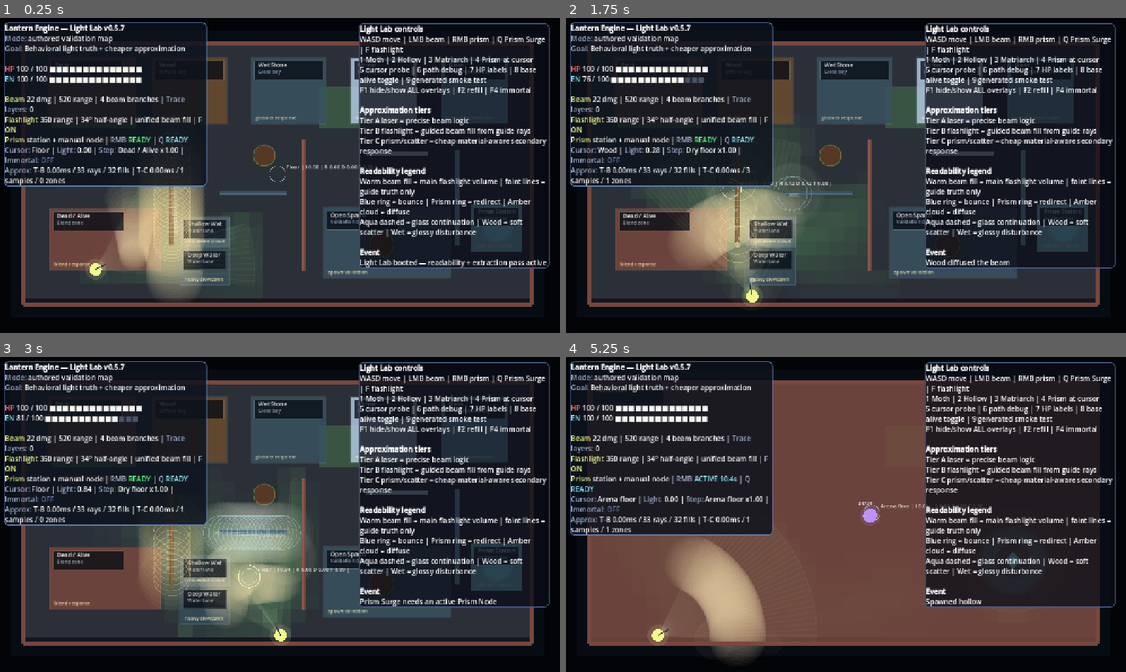
Above: before the commit, frames 1-4 (two rows, left to right).
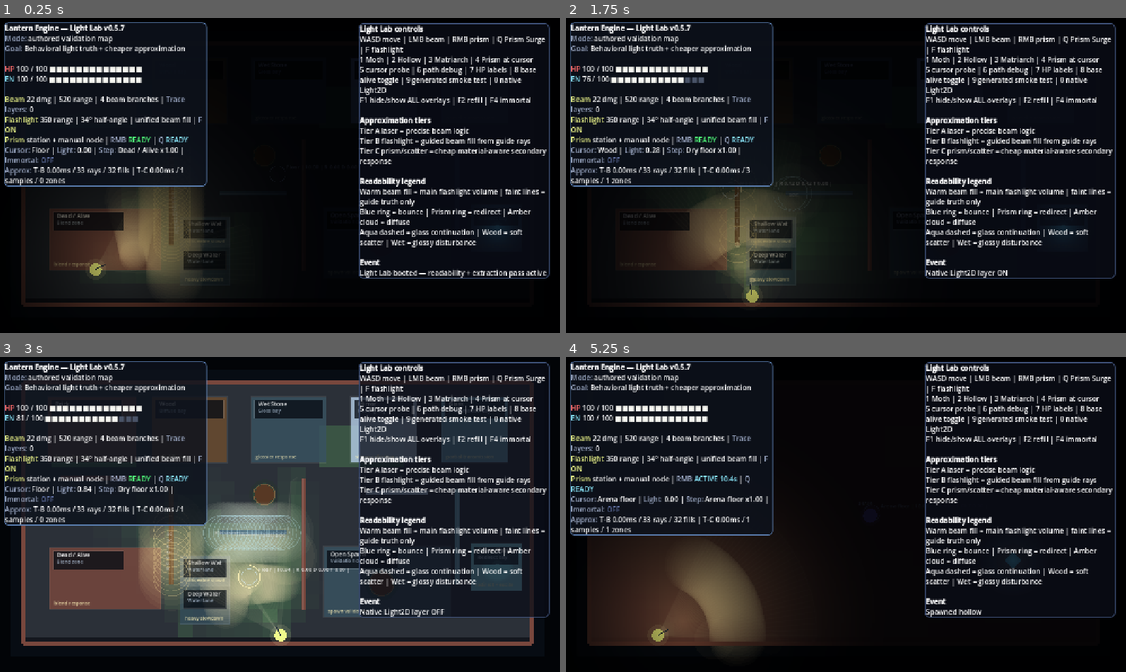
Above: after the commit, the same moments.

Repository: Nopppa/lantern-engine
Game: Godot game, scene res://scenes/main.tscn
The game is run twice, just before and just after one commit, with the same random seed, the same clock (stepped at 60 frames per second) and the same inputs.
Inputs (mouse positions are in pixels of both pictures, inside the frame that each line leads up to):
- Up to frame 1 (0.25 s): no input
- Up to frame 2 (1.75 s): tap Enter (ui_accept) at 0.5, 0.77, 1.52 s; move the mouse to (969, 159) at 0.52 s; hold D (move_right) 0.53-1.28 s; tap 0 at 0.6, 1.55 s; move the mouse to (728, 191) at 1.27 s; hold S (move_down) from 1.28 s (still down); click (728, 191) at 1.35 s
- Up to frame 3 (3 s): move the mouse to (336, 442) at 2.02 s; release S (move_down) at 2.03 s; hold D (move_right) 2.03-2.78 s; tap Q (cast_prism_surge) at 2.1 s; tap 0 at 2.3 s; move the mouse to (252, 577) at 2.77 s; hold R (grant_upgrade) from 2.78 s (still down); tap E (interact) at 2.85 s
- Up to frame 4 (5.25 s): tap Enter (ui_accept) at 3.02, 3.77, 4.52 s; tap 0 at 3.05, 3.8, 4.55 s; move the mouse to (1014, 561) at 3.52 s; release R (grant_upgrade) at 3.53 s; hold A (move_left) 3.53-5.03 s; right-click (1014, 561) at 3.6 s; move the mouse to (672, 464) at 4.27 s; tap Q (quick_refill) at 4.35 s; move the mouse to (874, 514) at 5.02 s; hold S (move_down) from 5.03 s (still down); tap 2 (spawn_hollow) at 5.1 s

The runs differ from the first frame. In frame 1, 48% of the frame differs, in the area x 3-99%, y 7-92%; in frame 2, 48%; in frame 3, 6.5%; in frame 4, 48%, in the area x 3-99%, y 7-96%.

Commit message:
feat: Phase 4 — native Godot Light2D presentation layer
Add NativeLightPresentation node that provides atmosphere/glow using
native Godot 2D lighting, consuming existing render packets without
affecting gameplay truth.

Components:
- CanvasModulate for ambient scene darkness
- Flashlight PointLight2D tracking player position/facing from packet
- Beam impact glow pool (12 PointLight2D nodes) driven by beam packet
- Prism station ambient lights from LightWorld entities
- Player-placed prism node glow

Design:
- All Light2D nodes are decorative — they read packet data only
- No feedback into LightWorld, _light_intensity_at(), or any solver
- Toggle with KEY_0 in Light Lab
- Wired into both LightLabScene and RunScene paths

Diff:
--- /dev/null
+++ b/scripts/gameplay/native_light_presentation.gd
@@ -0,0 +1,270 @@
+extends Node2D
+class_name NativeLightPresentation
+## Phase 4 — Native Godot 2D lighting decoration layer.
+##
+## This node manages CanvasModulate + PointLight2D nodes that sit above the
+## packet-first lighting pipeline purely for atmosphere / presentation.
+##
+## Design constraints:
+##   - Consumes render-packet data each frame; never writes gameplay truth.
+##   - All Light2D nodes are decorative — they do not feed back into
+##     LightWorld, _light_intensity_at(), or any solver.
+##   - The CanvasModulate darkens the scene so that Light2D contributions
+##     register visually; it does NOT affect gameplay darkness calculations.
+
+# ---------------------------------------------------------------------------
+# Tunables  (all presentation-only)
+# ---------------------------------------------------------------------------
+
+## Ambient modulate when no lights are active (dark scene base color).
+const AMBIENT_COLOR := Color(0.06, 0.07, 0.10, 1.0)
+
+## Flashlight light config
+const FLASH_ENERGY := 0.80
+const FLASH_COLOR := Color(1.0, 0.95, 0.78, 1.0)
+const FLASH_TEXTURE_SIZE := 512
+
+## Beam impact glow config
+const BEAM_GLOW_ENERGY := 0.55
+const BEAM_GLOW_COLOR := Color(0.52, 0.94, 1.0, 1.0)
+const BEAM_GLOW_TEXTURE_SIZE := 128
+const BEAM_GLOW_POOL_SIZE := 12  # max simultaneous impact glows
+
+## Prism station ambient config
+const PRISM_ENERGY := 0.45
+const PRISM_COLOR := Color(0.54, 0.93, 1.0, 1.0)
+const PRISM_TEXTURE_SIZE := 256
+
+## Manual prism node config
+const PRISM_NODE_ENERGY := 0.55
+const PRISM_NODE_COLOR := Color(0.58, 0.96, 1.0, 1.0)
+
+# ---------------------------------------------------------------------------
+# Internal state
+# ---------------------------------------------------------------------------
+
+var canvas_modulate: CanvasModulate
+
+## Flashlight source light — follows player, scales with packet range.
+var flashlight_light: PointLight2D
+
+## Pool of reusable beam-impact PointLight2D nodes.
+var beam_glow_pool: Array[PointLight2D] = []
+
+## Dictionary mapping "station_x_y" → PointLight2D for prism stations.
+var prism_station_lights: Dictionary = {}
+
+## Dedicated light for the player-placed prism node.
+var prism_node_light: PointLight2D
+
+## Cached radial textures (keyed by size).
+var _texture_cache: Dictionary = {}
+
+## Whether the layer is enabled. Toggle without tearing down nodes.
+var enabled := true:
+	set(value):
+		enabled = value
+		_apply_visibility()
+
+# ---------------------------------------------------------------------------
+# Lifecycle
+# ---------------------------------------------------------------------------
+
+func _ready() -> void:
+	name = "NativeLightPresentation"
+
+	# --- CanvasModulate: ambient darkness ---
+	canvas_modulate = CanvasModulate.new()
+	canvas_modulate.color = AMBIENT_COLOR
+	add_child(canvas_modulate)
+
+	# --- Flashlight PointLight2D ---
+	flashlight_light = _make_light(FLASH_TEXTURE_SIZE, FLASH_COLOR, FLASH_ENERGY, 1.0)
+	flashlight_light.name = "FlashlightLight"
+	flashlight_light.enabled = false
+	add_child(flashlight_light)
+
+	# --- Beam glow pool ---
+	for i in range(BEAM_GLOW_POOL_SIZE):
+		var glow := _make_light(BEAM_GLOW_TEXTURE_SIZE, BEAM_GLOW_COLOR, BEAM_GLOW_ENERGY, 0.5)
+		glow.name = "BeamGlow_%d" % i
+		glow.enabled = false
+		add_child(glow)
+		beam_glow_pool.append(glow)
+
+	# --- Prism node light (player-placed) ---
+	prism_node_light = _make_light(PRISM_TEXTURE_SIZE, PRISM_NODE_COLOR, PRISM_NODE_ENERGY, 0.8)
+	prism_node_light.name = "PrismNodeLight"
+	prism_node_light.enabled = false
+	add_child(prism_node_light)
+
+# ---------------------------------------------------------------------------
+# Per-frame update  — call from scene _process / after packet refresh
+# ---------------------------------------------------------------------------
+
+## Main entry point: feed current packet data, player state, and world data.
+## This never touches gameplay truth — purely reads.
+func update_from_packets(
+	flashlight_packet: Dictionary,
+	beam_packet: Dictionary,
+	prism_entities: Array,
+	prism_node_ref,  # Node2D or null
+	flashlight_on: bool,
+	player_pos: Vector2,
+	facing: Vector2
+) -> void:
+	if not enabled:
+		return
+	_update_flashlight(flashlight_packet, flashlight_on, player_pos, facing)
+	_update_beam_glows(beam_packet)
+	_update_prism_stations(prism_entities)
+	_update_prism_node(prism_node_ref)
+
+# ---------------------------------------------------------------------------
+# Flashlight
+# ---------------------------------------------------------------------------
+
+func _update_flashlight(packet: Dictionary, on: bool, pos: Vector2, facing_dir: Vector2) -> void:
+	if not on or not bool(packet.get("source", {}).get("intensity", 0)):
+		flashlight_light.enabled = false
+		return
+	flashlight_light.enabled = true
+	flashlight_light.position = pos
+	# Scale texture to approximate the flashlight range visually.
+	var source: Dictionary = packet.get("source", {})
+	var fl_range := float(source.get("range", 260.0))
+	flashlight_light.texture_scale = clampf(fl_range / 180.0, 0.6, 3.2)
+	flashlight_light.energy = FLASH_ENERGY
+	# Offset light slightly in facing direction for directional feel.
+	flashlight_light.offset = facing_dir * (fl_range * 0.18)
+
+# ---------------------------------------------------------------------------
+# Beam impact glows
+# ---------------------------------------------------------------------------
+
+func _update_beam_glows(packet: Dictionary) -> void:
+	var segments: Array = packet.get("segments", [])
+	var active_flag := bool(packet.get("active", false))
+	if not active_flag or segments.is_empty():
+		for glow: PointLight2D in beam_glow_pool:
+			glow.enabled = false
+		return
+
+	# Collect unique endpoint positions (de-duplicate endpoints close together).
+	var points: Array[Dictionary] = []
+	for seg: Dictionary in segments:
+		var b_pos: Vector2 = seg.get("b", Vector2.ZERO)
+		var intensity: float = float(seg.get("intensity", 1.0))
+		var layer: int = int(seg.get("layer", 0))
+		# Skip near-duplicate positions.
+		var dominated := false
+		for existing: Dictionary in points:
+			if Vector2(existing["pos"]).distance_to(b_pos) < 18.0:
+				# Keep the brighter one.
+				if intensity > float(existing["intensity"]):
+					existing["pos"] = b_pos
+					existing["intensity"] = intensity
+					existing["layer"] = layer
+				dominated = true
+				break
+		if not dominated:
+			points.append({"pos": b_pos, "intensity": intensity, "layer": layer})
+
+	# Sort by intensity descending so the pool prioritises brightest impacts.
+	points.sort_custom(func(a: Dictionary, b: Dictionary) -> bool:
+		return float(a["intensity"]) > float(b["intensity"])
+	)
+
+	for i in range(beam_glow_pool.size()):
+		var glow: PointLight2D = beam_glow_pool[i]
+		if i < points.size():
+			var pt: Dictionary = points[i]
+			glow.position = pt["pos"]
+			glow.enabled = true
+			glow.energy = BEAM_GLOW_ENERGY * clampf(float(pt["intensity"]), 0.15, 1.0)
+			# Deeper layers get slightly cooler tint.
+			var layer_ratio := clampf(float(pt["layer"]) / 3.0, 0.0, 1.0)
+			glow.color = BEAM_GLOW_COLOR.lerp(Color(0.42, 0.82, 1.0, 1.0), layer_ratio * 0.35)
+			glow.texture_scale = lerpf(0.35, 0.65, clampf(float(pt["intensity"]), 0.0, 1.0))
+		else:
+			glow.enabled = false
+
+# ---------------------------------------------------------------------------
+# Prism stations (from LightWorld entities)
+# ---------------------------------------------------------------------------
+
+func _update_prism_stations(entities: Array) -> void:
+	var active_keys: Dictionary = {}
+	for entity: Dictionary in entities:
+		if String(entity.get("kind", "")) != "prism_station":
+			continue
+		var pos: Vector2 = entity.get("pos", Vector2.ZERO)
+		var key := "station_%d_%d" % [int(pos.x), int(pos.y)]
+		active_keys[key] = true
+
+		if not prism_station_lights.has(key):
+			var light := _make_light(PRISM_TEXTURE_SIZE, PRISM_COLOR, PRISM_ENERGY, 0.7)
+			light.name = "PrismStation_%s" % key
+			add_child(light)
+			prism_station_lights[key] = light
+
+		var light: PointLight2D = prism_station_lights[key]
+		light.position = pos
+		light.enabled = true
+
+	# Disable lights for removed stations.
+	for key: String in prism_station_lights.keys():
+		if not active_keys.has(key):
+			(prism_station_lights[key] as PointLight2D).enabled = false
+
+# ---------------------------------------------------------------------------
+# Player-placed prism node
+# ---------------------------------------------------------------------------
+
+func _update_prism_node(prism_ref) -> void:
+	if prism_ref == null or not is_instance_valid(prism_ref):
+		prism_node_light.enabled = false
+		return
+	prism_node_light.enabled = true
+	prism_node_light.position = prism_ref.position
+	prism_node_light.texture_scale = 0.85
+
+# ---------------------------------------------------------------------------
+# Helpers
+# ---------------------------------------------------------------------------
+
+func _make_light(tex_size: int, color: Color, energy_val: float, scale: float) -> PointLight2D:
+	var light := PointLight2D.new()
+	light.texture = _get_radial_texture(tex_size, Color.WHITE)
+	light.color = color
+	light.energy = energy_val
+	light.texture_scale = scale
+	light.blend_mode = Light2D.BLEND_MODE_ADD
+	light.shadow_enabled = false  # Phase 4 step 1 — shadows deferred to later pass
+	light.range_item_cull_mask = 1  # default layer
+	return light
+
+func _get_radial_texture(size: int, color: Color) -> Texture2D:
+	if _texture_cache.has(size):
+		return _texture_cache[size]
+	var image := Image.create(size, size, false, Image.FORMAT_RGBA8)
+	var center := Vector2(size, size) * 0.5
+	var max_r := size * 0.5
+	for y in range(size):
+		for x in range(size):
+			var dist := center.distance_to(Vector2(x, y)) / max_r
+			var falloff := clampf(1.0 - dist, 0.0, 1.0)
+			var alpha := pow(falloff, 2.2)
+			image.set_pixel(x, y, Color(color.r, color.g, color.b, alpha))
+	var tex := ImageTexture.create_from_image(image)
+	_texture_cache[size] = tex
+	return tex
+
+func _apply_visibility() -> void:
+	canvas_modulate.visible = enabled
+	flashlight_light.visible = enabled
+	for glow: PointLight2D in beam_glow_pool:
+		glow.visible = enabled
+	prism_node_light.visible = enabled
+	for key: String in prism_station_lights.keys():
+		(prism_station_lights[key] as PointLight2D).visible = enabled
--- a/scripts/light_lab_scene.gd
+++ b/scripts/light_lab_scene.gd
@@ -105,6 +105,10 @@
 				last_event = "Dead/alive base zones toggled"
 			KEY_9:
 				_toggle_generated_smoke_test()
+			KEY_0:
+				if native_light_presentation:
+					native_light_presentation.enabled = !native_light_presentation.enabled
+					last_event = "Native Light2D layer %s" % ("ON" if native_light_presentation.enabled else "OFF")
 
 func _process(delta: float) -> void:
 	if Input.is_action_just_pressed("quick_refill"):
@@ -129,6 +133,7 @@
 	EnemyController.update_enemies(self, delta)
 	DeadAliveGrid.update(dead_alive_cells, delta, Callable(self, "_light_intensity_at"))
 	lit_zones = _build_lit_zones()
+	_update_native_light_presentation()
 	_update_ui()
 	queue_redraw()
 
@@ -478,6 +483,18 @@
 		zones.append({"pos": zone["pos"], "radius": zone["radius"], "color": Color(PRISM_COLOR.r, PRISM_COLOR.g, PRISM_COLOR.b, 0.020 + 0.026 * float(zone["strength"])), "layer": 0})
 	return zones
 
+func _update_native_light_presentation() -> void:
+	if native_light_presentation:
+		native_light_presentation.update_from_packets(
+			flashlight_render_packet,
+			beam_render_packet,
+			_light_world_prism_entities(),
+			prism_node,
+			flashlight_on,
+			player_pos,
+			facing
+		)
+
 func _update_ui() -> void:
 	if ui_overlays_hidden:
 		hud_label.visible = false
@@ -505,7 +522,7 @@
 	var secondary_perf: Dictionary = perf_snapshot.get("secondary", {})
 	var flash_perf: Dictionary = perf_snapshot.get("flashlight", {})
 	hud_label.text = "[b]Lantern Engine — %s[/b]\n[color=#a4b1cd]Mode:[/color] %s\n[color=#a4b1cd]Goal:[/color] Behavioral …(1294 unchanged characters)…
-	status_label.text = "[b]Light Lab controls[/b]\nWASD move | …(157 unchanged characters)… se alive toggle | 9 generated smoke test\nF1 hide/show ALL overlays | F2 refill  …(484 unchanged characters)…
+	status_label.text = "[b]Light Lab controls[/b]\nWASD move | …(157 unchanged characters)… se alive toggle | 9 generated smoke test | 0 native Light2D\nF1 hide/show ALL overlays | F2 refill  …(484 unchanged characters)…
 
 func _flashlight_source_spec() -> Dictionary:
 	return LightTypes.light_source_spec("flashlight", player_pos, facing, 1.0, flashlight_range, {
--- a/scripts/run_scene.gd
+++ b/scripts/run_scene.gd
@@ -13,6 +13,7 @@
 const RunSummary = preload("res://scripts/gameplay/run_summary.gd")
 const HudText = preload("res://scripts/ui/hud_text.gd")
 const LightFieldPresentation = preload("res://scripts/gameplay/light_field_presentation.gd")
+const NativeLightPresentation = preload("res://scripts/gameplay/native_light_presentation.gd")
 const LightTypes = preload("res://scripts/gameplay/light_types.gd")
 const LightWorldBuilder = preload("res://scripts/gameplay/light_world_builder.gd")
 
@@ -108,6 +109,7 @@
 var player_node: Node2D
 var arena_node: Node2D
 var light_presentation: LightFieldPresentation
+var native_light_presentation: NativeLightPresentation
 var encounters := EncounterDefs.LIST.duplicate(true)
 var current_encounter_miniboss_spawned := false
 
@@ -133,6 +135,9 @@
 	light_presentation = LightFieldPresentation.new()
 	light_presentation.name = "LightPresentation"
 	fx_layer.add_child(light_presentation)
+	native_light_presentation = NativeLightPresentation.new()
+	native_light_presentation.name = "NativeLightPresentation"
+	fx_layer.add_child(native_light_presentation)
 	var camera := Camera2D.new()
 	camera.enabled = true
 	camera.position = Vector2(640, 360)
@@ -533,6 +538,16 @@
 		prism_render_packet = LightTypes.empty_render_packet("prism")
 		if light_presentation:
 			light_presentation.clear_prism()
+	if native_light_presentation:
+		native_light_presentation.update_from_packets(
+			flashlight_render_packet,
+			beam_render_packet,
+			[],  # RunScene does not use prism entities from LightWorld
+			prism_node,
+			flashlight_on,
+			player_pos,
+			facing
+		)
 
 func _trace_bounced_light_path(origin: Vector2, direction: Vector2, max_range: float, max_bounces: int) -> Dictionary:
 	var segments: Array = []
